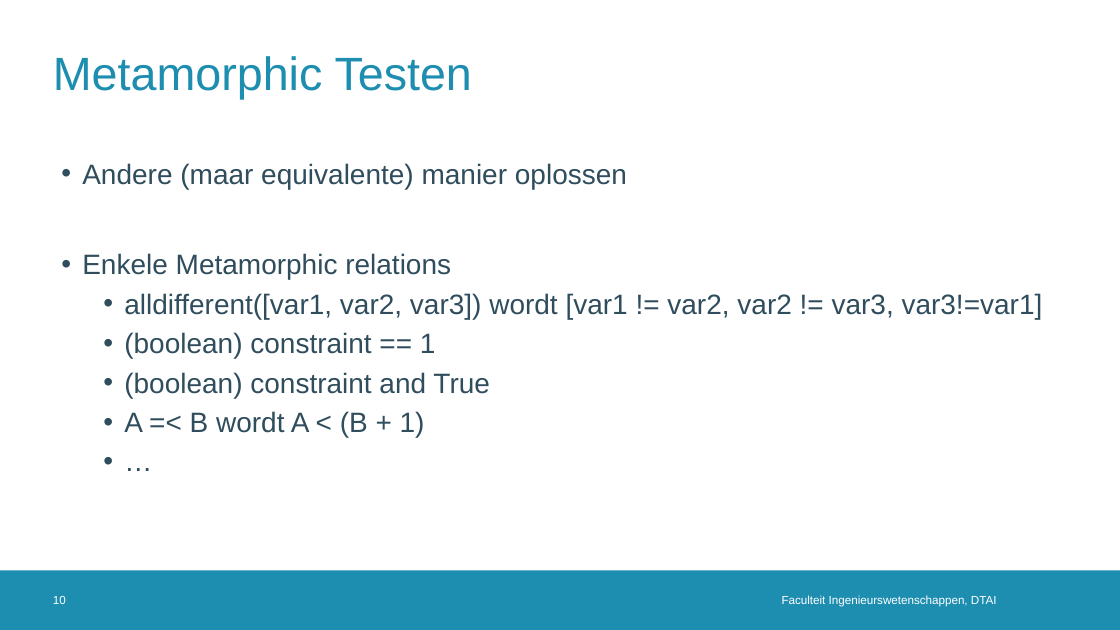
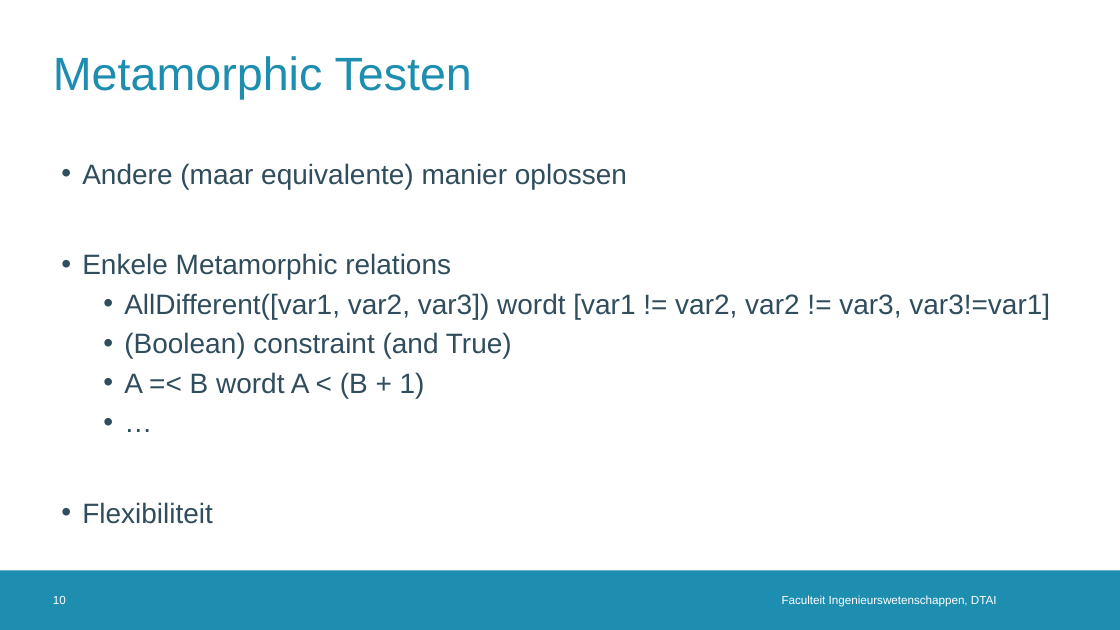
Before and after one commit to rubenkindt/Masterproef-paper-RubenKindt, a slide deck: slide 10 of Milestones/M10 defence/M10.pptx. Drawn at 1120x630 pixels with LibreOffice and Linux fonts; fonts in the diff are those of the drawing; background and template pictures are left out. Boxes give left, top, right and bottom in pixels: in the first picture for what was removed or moved away, otherwise in the second. Text is boxed around its words. In the diff, an @@ line names an element or a change of style, - is before the commit and + after.

```diff
--- a/Milestones/M10 defence/M10.pptx
+++ b/Milestones/M10 defence/M10.pptx
@@ text at bbox=[124, 293, 1050, 358]: text changed @@
-  • alldifferent([var1, var2, var3]) wordt [var1 != var2, var2 != var3, var3!=var1]
-  • (boolean) constraint == 1
-  • (boolean) constraint and True
+  • AllDifferent([var1, var2, var3]) wordt [var1 != var2, var2 != var3, var3!=var1]
+  • (Boolean) constraint (and True)
@@ text at bbox=[82, 502, 213, 524]: paragraph added @@
+• Flexibiliteit
```
Also in this commit, not shown: 9 other slides changed, 1 slide added, 1 slide removed, 5 other files.
